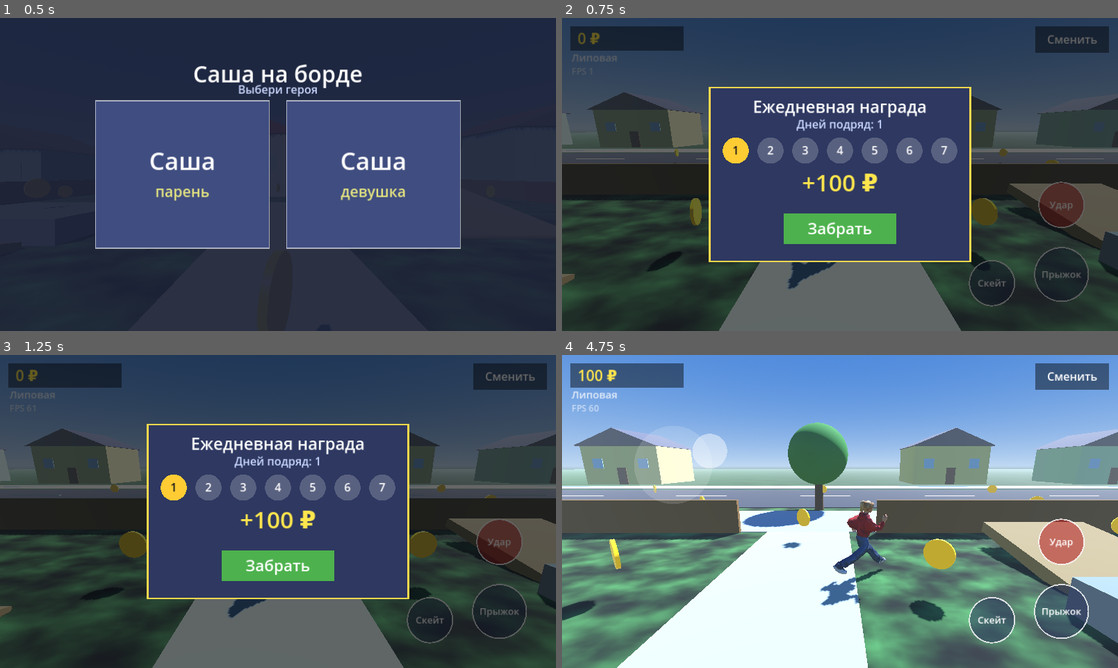
Above: before the commit, frames 1-4 (two rows, left to right).
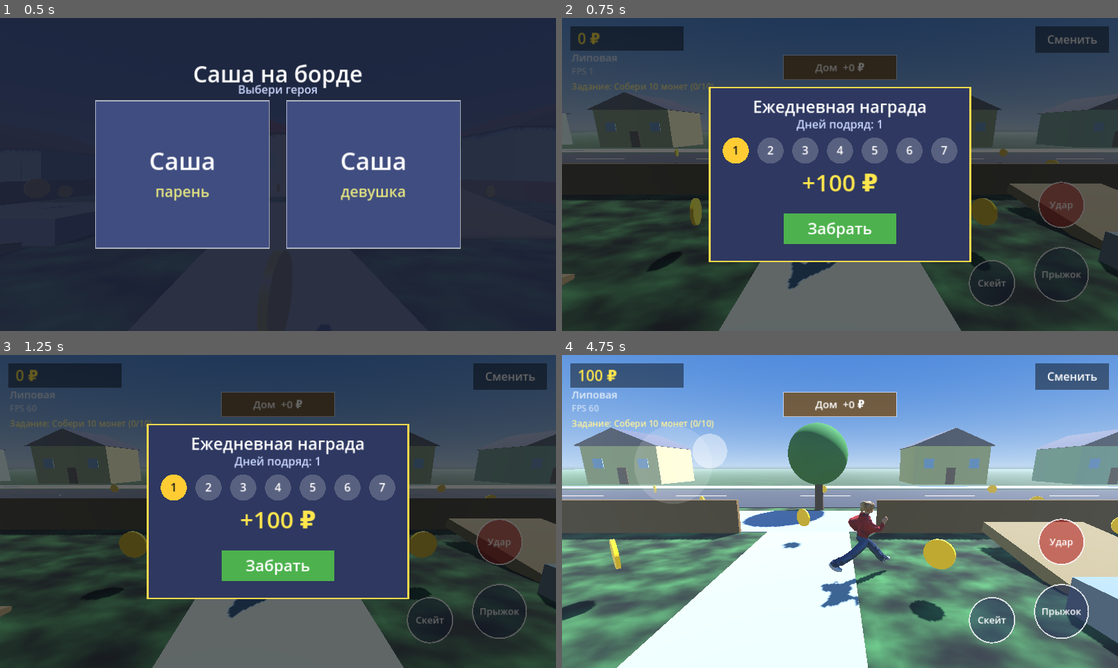
Above: after the commit, the same moments.

Repository: anon-anonymnyy/My-Games-
Game: Godot game, scene res://main.tscn
The game is run twice, just before and just after one commit, with the same random seed, the same clock (stepped at 60 frames per second) and the same inputs.
Inputs (mouse positions are in pixels of both pictures, inside the frame that each line leads up to):
- Up to frame 1 (0.5 s): no input
- Up to frame 2 (0.75 s): move the mouse to (962, 158) at 0.52 s; click (962, 158) at 0.67 s
- Up to frame 3 (1.25 s): no input
- Up to frame 4 (4.75 s): drag from (728, 527) to (812, 574) at 1.27 s; move the mouse to (895, 442) at 2.02 s; click (895, 442) at 2.17 s; drag from (812, 574) to (673, 464) at 2.77 s; move the mouse to (1006, 558) at 3.52 s; click (1006, 558) at 3.67 s; drag from (673, 464) to (756, 433) at 4.27 s

Frame 1 is identical in both runs. In frame 2, 1.8% of the frame differs, in the area x 1-61%, y 11-24%; in frame 3, 1.8%; in frame 4, 2.6%, in the area x 1-61%, y 11-81%.

Commit message:
Add files via upload

Diff:
--- a/main.gd
+++ b/main.gd
@@ -11,6 +11,26 @@
 const SKATE_LIFT := 0.14
 const LOOPING := ["idle", "walk", "run", "fall", "skate_ride", "skate_push"]
 const SAVE_PATH := "user://save.json"
+const TRICKS := [
+	{"id": "kickflip", "name": "Кикфлип", "pts": 300},
+	{"id": "shuvit", "name": "Шув-ит", "pts": 250},
+	{"id": "heelflip", "name": "Хилфлип", "pts": 400},
+	{"id": "flip360", "name": "360 флип", "pts": 700}]
+const QUESTS := [
+	{"t": "Собери 10 монет", "k": "coins_got", "n": 10, "r": 100, "u": ""},
+	{"t": "Проедь 300 м на скейте", "k": "dist", "n": 300, "r": 150, "u": "shuvit"},
+	{"t": "Сделай 5 трюков", "k": "tricks", "n": 5, "r": 200, "u": ""},
+	{"t": "Собери 40 монет", "k": "coins_got", "n": 40, "r": 300, "u": ""},
+	{"t": "Сделай 15 трюков", "k": "tricks", "n": 15, "r": 400, "u": "heelflip"},
+	{"t": "Набери 3000 очков за трюки", "k": "score", "n": 3000, "r": 600, "u": "flip360"},
+	{"t": "Проедь 2000 м на скейте", "k": "dist", "n": 2000, "r": 800, "u": ""}]
+const UPGRADES := [
+	{"name": "Покрасить забор", "cost": 300, "inc": 30},
+	{"name": "Новая крыша", "cost": 600, "inc": 60},
+	{"name": "Крыльцо и веранда", "cost": 1200, "inc": 120},
+	{"name": "Мастерская во дворе", "cost": 2500, "inc": 250},
+	{"name": "Своя лавка", "cost": 5000, "inc": 500}]
+const MAX_OFFLINE_H := 8.0
 
 var player: CharacterBody3D
 var visual: Node3D
@@ -50,15 +70,37 @@
 var stick_vec := Vector2.ZERO
 var look_id := -1
 var coin_nodes: Array = []
+var coin_respawn: Array = []
+var brake_id := -1
+var tricks_open: Array = ["kickflip"]
+var trick_sel := 0
+var trick_active := false
+var trick_dur := 0.6
+var trick_def: Dictionary = {}
+var stats: Dictionary = {"coins_got": 0, "dist": 0.0, "tricks": 0, "score": 0}
+var quest_i := 0
+var owned: Array = []
+var last_collect := 0
+var panel := ""
+var toast := ""
+var toast_t := 0.0
+var quest_timer := 0.0
+var fence_mats: Array = []
+var roof_mat: StandardMaterial3D
+var upgrade_nodes: Dictionary = {}
+var trick_pending := 0
 var font: Font
 
 func _ready() -> void:
 	font = ThemeDB.fallback_font
 	_load_save()
+	if last_collect == 0:
+		last_collect = int(Time.get_unix_time_from_system())
 	_build_env()
 	_build_world()
 	_build_player()
 	_build_hud()
+	_apply_upgrades()
 	_check_daily()
 	if char_id != "":
 		_spawn_model(char_id)
@@ -77,12 +119,20 @@
 		streak = int(data.get("streak", 0))
 		last_day = int(data.get("last_day", 0))
 		char_id = str(data.get("char", ""))
+		tricks_open = data.get("tricks_open", ["kickflip"])
+		quest_i = int(data.get("quest_i", 0))
+		owned = data.get("owned", [])
+		last_collect = int(data.get("last_collect", 0))
+		var st = data.get("stats", {})
+		if typeof(st) == TYPE_DICTIONARY:
+			for k in stats.keys():
+				stats[k] = st.get(k, stats[k])
 
 func _save() -> void:
 	var f := FileAccess.open(SAVE_PATH, FileAccess.WRITE)
 	if f == null:
 		return
-	f.store_string(JSON.stringify({"coins": coins, "streak": streak, "last_day": last_day, "char": char_id}))
+	f.store_string(JSON.stringify({"coins": coins, "streak": streak, "last_day": last_day, "char": char_id, "tricks_open": tricks_open, "quest_i": quest_i, "owned": owned, "last_collect": last_collect, "stats": stats}))
 
 func _check_daily() -> void:
 	var today := int(Time.get_unix_time_from_system() / 86400.0)
@@ -179,7 +229,7 @@
 	col.add_child(cs)
 	add_child(col)
 
-func _house(x: float, z: float, w: float, d: float, h: float, wall: Color, roof: Color, face_z: float) -> void:
+func _house(x: float, z: float, w: float, d: float, h: float, wall: Color, roof: Color, face_z: float) -> MeshInstance3D:
 	_box(Vector3(x, h * 0.5, z), Vector3(w, h, d), wall)
 	var rm := MeshInstance3D.new()
 	var pm := PrismMesh.new()
@@ -193,6 +243,7 @@
 	_box(Vector3(x, 1.1, fz), Vector3(1.2, 2.2, 0.08), Color(0.45, 0.28, 0.15), false)
 	_box(Vector3(x - w * 0.3, h * 0.55, fz), Vector3(1.3, 1.2, 0.08), Color(0.6, 0.8, 0.95), false)
 	_box(Vector3(x + w * 0.3, h * 0.55, fz), Vector3(1.3, 1.2, 0.08), Color(0.6, 0.8, 0.95), false)
+	return rm
 
 func _build_world() -> void:
 	# земля
@@ -213,14 +264,15 @@
 		_box(Vector3(i * 10.0, 0.05, 20), Vector3(4, 0.02, 0.25), Color(0.95, 0.95, 0.9), false)
 	_box(Vector3(0, 0.02, 28), Vector3(200, 0.04, 4), Color(0.72, 0.72, 0.74))
 	# дом бабушки и двор
-	_house(-4, -9, 11, 7, 4.5, Color(0.93, 0.85, 0.65), Color(0.6, 0.2, 0.15), 1.0)
+	var grandma_roof := _house(-4, -9, 11, 7, 4.5, Color(0.93, 0.85, 0.65), Color(0.6, 0.2, 0.15), 1.0)
+	roof_mat = grandma_roof.material_override as StandardMaterial3D
 	# забор
 	var fc := Color(0.55, 0.38, 0.2)
-	_box(Vector3(0, 0.6, -13), Vector3(30, 1.2, 0.15), fc)
-	_box(Vector3(-15, 0.6, -1.5), Vector3(0.15, 1.2, 23), fc)
-	_box(Vector3(15, 0.6, -1.5), Vector3(0.15, 1.2, 23), fc)
-	_box(Vector3(-8.75, 0.6, 10), Vector3(12.5, 1.2, 0.15), fc)
-	_box(Vector3(8.75, 0.6, 10), Vector3(12.5, 1.2, 0.15), fc)
+	fence_mats.append((_box(Vector3(0, 0.6, -13), Vector3(30, 1.2, 0.15), fc)).get_child(0).material_override)
+	fence_mats.append((_box(Vector3(-15, 0.6, -1.5), Vector3(0.15, 1.2, 23), fc)).get_child(0).material_override)
+	fence_mats.append((_box(Vector3(15, 0.6, -1.5), Vector3(0.15, 1.2, 23), fc)).get_child(0).material_override)
+	fence_mats.append((_box(Vector3(-8.75, 0.6, 10), Vector3(12.5, 1.2, 0.15), fc)).get_child(0).material_override)
+	fence_mats.append((_box(Vector3(8.75, 0.6, 10), Vector3(12.5, 1.2, 0.15), fc)).get_child(0).material_override)
 	# деревья
 	_tree(-12, 4, 4.5)
 	_tree(11, -6, 5.0)
@@ -251,6 +303,7 @@
 		Vector3(5, 0.8, 12), Vector3(15, 0.8, 12), Vector3(25, 0.8, 12), Vector3(-10, 0.8, 12), Vector3(-20, 0.8, 12),
 		Vector3(30, 1.5, 12), Vector3(0, 0.8, 18), Vector3(12, 0.8, 18), Vector3(-12, 0.8, 18), Vector3(24, 0.8, 18)]
 	for s in spots:
+		coin_respawn.append(0.0)
 		var pivot := Node3D.new()
 		pivot.position = s
 		var mi := MeshInstance3D.new()
@@ -350,6 +403,25 @@
 	return _vs() - Vector2(290, 110)
 func _btn_hit() -> Vector2:
 	return _vs() - Vector2(130, 290)
+func _btn_brake() -> Vector2:
+	return _vs() - Vector2(460, 110)
+func _btn_trick() -> Vector2:
+	return _vs() - Vector2(300, 270)
+func _btn_cycle() -> Vector2:
+	return _vs() - Vector2(300, 375)
+func _btn_house() -> Rect2:
+	return Rect2(_vs().x * 0.5 - 130, 86, 260, 56)
+func _pr() -> Rect2:
+	var s := _vs()
+	return Rect2(s.x * 0.5 - 400, s.y * 0.5 - 250, 800, 500)
+func _pr_close() -> Rect2:
+	return Rect2(_pr().end.x - 110, _pr().position.y + 12, 98, 50)
+func _pr_collect() -> Rect2:
+	return Rect2(_pr().end.x - 270, _pr().position.y + 80, 250, 56)
+func _pr_row(i: int) -> Rect2:
+	return Rect2(_pr().position.x + 20, _pr().position.y + 150 + i * 66, 760, 58)
+func _pr_buy(i: int) -> Rect2:
+	return Rect2(_pr_row(i).end.x - 170, _pr_row(i).position.y + 6, 160, 46)
 func _btn_swap() -> Rect2:
 	return Rect2(_vs().x - 190, 20, 170, 60)
 func _btn_claim() -> Rect2:
@@ -390,6 +462,14 @@
 	_text("FPS %d" % Engine.get_frames_per_second(), Vector2(22, 130), 20, Color(1, 1, 1, 0.6))
 	hud.draw_rect(_btn_swap(), Color(0, 0, 0, 0.45), true)
 	_text_c("Сменить", _btn_swap().get_center(), 26)
+	hud.draw_rect(_btn_house(), Color(0.45, 0.3, 0.1, 0.8), true)
+	hud.draw_rect(_btn_house(), Color(1, 1, 1, 0.6), false, 2.0)
+	_text_c("Дом  +%d ₽" % _pending_income(), _btn_house().get_center(), 24)
+	_text(_quest_text(), Vector2(22, 165), 20, Color(1, 0.95, 0.6))
+	if toast_t > 0.0:
+		var tr := Rect2(s.x * 0.5 - 340, 160, 680, 64)
+		hud.draw_rect(tr, Color(0.1, 0.4, 0.15, 0.88), true)
+		_text_c(toast, tr.get_center(), 26)
 	# джойстик
 	if stick_id != -1:
 		hud.draw_circle(stick_origin, STICK_R, Color(1, 1, 1, 0.15))
@@ -401,6 +481,15 @@
 	_text_c("Скейт", _btn_board(), 22)
 	_btn_draw(_btn_hit(), 52, Color(0.7, 0.15, 0.15, 0.6))
 	_text_c("Удар", _btn_hit(), 22)
+	if skating:
+		_btn_draw(_btn_brake(), 52, Color(0.8, 0.15, 0.15, 0.75) if brake_id != -1 else Color(0.15, 0.2, 0.35, 0.55))
+		_text_c("Тормоз", _btn_brake(), 22)
+		_btn_draw(_btn_trick(), 52, Color(0.35, 0.2, 0.55, 0.7))
+		_text_c("Трюк", _btn_trick(), 24)
+		_btn_draw(_btn_cycle(), 46, Color(0.15, 0.2, 0.35, 0.55))
+		_text_c(_trick_name(), _btn_cycle(), 16)
+	if panel == "house":
+		_draw_house_panel(s)
 	# ежедневная награда
 	if popup:
 		hud.draw_rect(Rect2(Vector2.ZERO, s), Color(0, 0, 0, 0.6))
@@ -419,6 +508,167 @@
 		hud.draw_rect(br, Color(0.3, 0.7, 0.3), true)
 		_text_c("Забрать", br.get_center(), 36)
 
+func _draw_house_panel(s: Vector2) -> void:
+	hud.draw_rect(Rect2(Vector2.ZERO, s), Color(0, 0, 0, 0.6))
+	var pr := _pr()
+	hud.draw_rect(pr, Color(0.2, 0.22, 0.32), true)
+	hud.draw_rect(pr, Color(1, 0.85, 0.3), false, 4.0)
+	_text_c("Дом бабушки", Vector2(pr.get_center().x, pr.position.y + 40), 38)
+	hud.draw_rect(_pr_close(), Color(0.7, 0.2, 0.2), true)
+	_text_c("Закрыть", _pr_close().get_center(), 20)
+	_text("Доход: %d ₽/час (копится до %d ч)" % [_income_h(), int(MAX_OFFLINE_H)], Vector2(pr.position.x + 24, pr.position.y + 100), 24, Color(0.85, 0.9, 1))
+	_text("Накоплено: %d ₽" % _pending_income(), Vector2(pr.position.x + 24, pr.position.y + 130), 24, Color(1, 0.9, 0.3))
+	hud.draw_rect(_pr_collect(), Color(0.3, 0.7, 0.3), true)
+	_text_c("Забрать", _pr_collect().get_center(), 26)
+	for i in range(UPGRADES.size()):
+		var r := _pr_row(i)
+		hud.draw_rect(r, Color(0.28, 0.3, 0.45), true)
+		var u: Dictionary = UPGRADES[i]
+		_text("%s  (+%d ₽/час)" % [u["name"], int(u["inc"])], Vector2(r.position.x + 14, r.position.y + 38), 24)
+		var b := _pr_buy(i)
+		if _has(i):
+			hud.draw_rect(b, Color(0.25, 0.25, 0.3), true)
+			_text_c("Есть", b.get_center(), 22)
+		else:
+			var can := coins >= int(u["cost"]) and (i == 0 or _has(i - 1))
+			hud.draw_rect(b, Color(0.8, 0.6, 0.1) if can else Color(0.4, 0.35, 0.3), true)
+			_text_c("%d ₽" % int(u["cost"]), b.get_center(), 24)
+
+# ---------------- дом, доход, улучшения ----------------
+func _has(i: int) -> bool:
+	for o in owned:
+		if int(o) == i:
+			return true
+	return false
+
+func _income_h() -> int:
+	var t := 0
+	for i in range(UPGRADES.size()):
+		if _has(i):
+			t += int(UPGRADES[i]["inc"])
+	return t
+
+func _pending_income() -> int:
+	var hrs := minf((Time.get_unix_time_from_system() - float(last_collect)) / 3600.0, MAX_OFFLINE_H)
+	return int(maxf(hrs, 0.0) * float(_income_h()))
+
+func _collect_income() -> void:
+	var a := _pending_income()
+	last_collect = int(Time.get_unix_time_from_system())
+	if a > 0:
+		coins += a
+		_toast("Доход с дома: +%d ₽" % a)
+	_save()
+
+func _panel_press(p: Vector2) -> void:
+	if _pr_close().has_point(p) or not _pr().has_point(p):
+		panel = ""
+		return
+	if _pr_collect().has_point(p):
+		_collect_income()
+		return
+	for i in range(UPGRADES.size()):
+		if _pr_buy(i).has_point(p) and not _has(i):
+			var cost := int(UPGRADES[i]["cost"])
+			if coins >= cost and (i == 0 or _has(i - 1)):
+				_collect_income()
+				coins -= cost
+				owned.append(i)
+				_apply_upgrades()
+				_toast("Куплено: %s" % UPGRADES[i]["name"])
+				_save()
+			else:
+				_toast("Не хватает ₽ или нужно предыдущее улучшение")
+
+func _apply_upgrades() -> void:
+	if _has(0):
+		for m in fence_mats:
+			var sm := m as StandardMaterial3D
+			if sm != null:
+				sm.albedo_color = Color(0.25, 0.5, 0.85)
+	if _has(1) and roof_mat != null:
+		roof_mat.albedo_color = Color(0.2, 0.45, 0.55)
+	if _has(2) and not upgrade_nodes.has(2):
+		upgrade_nodes[2] = _box(Vector3(-4, 0.15, -5.0), Vector3(6, 0.3, 2.4), Color(0.62, 0.42, 0.25))
+		_box(Vector3(-6.6, 1.2, -4.0), Vector3(0.2, 2.4, 0.2), Color(0.95, 0.95, 0.9), false)
+		_box(Vector3(-1.4, 1.2, -4.0), Vector3(0.2, 2.4, 0.2), Color(0.95, 0.95, 0.9), false)
+		_box(Vector3(-4, 2.5, -4.6), Vector3(6.4, 0.15, 3.0), Color(0.55, 0.2, 0.15), false)
+	if _has(3) and not upgrade_nodes.has(3):
+		upgrade_nodes[3] = _box(Vector3(10, 1.2, -9), Vector3(4, 2.4, 3), Color(0.55, 0.58, 0.62))
+		_box(Vector3(10, 2.5, -9), Vector3(4.6, 0.2, 3.6), Color(0.3, 0.3, 0.35), false)
+		_box(Vector3(10, 1.0, -7.45), Vector3(1.4, 2.0, 0.1), Color(0.35, 0.22, 0.12), false)
+	if _has(4) and not upgrade_nodes.has(4):
+		upgrade_nodes[4] = _box(Vector3(-10, 1.2, 8.0), Vector3(3.2, 2.4, 2.4), Color(0.95, 0.6, 0.2))
+		_box(Vector3(-10, 2.3, 9.4), Vector3(3.6, 0.15, 1.0), Color(0.85, 0.15, 0.15), false)
+		_box(Vector3(-10, 1.3, 9.25), Vector3(2.2, 0.9, 0.1), Color(0.95, 0.95, 0.7), false)
+
+# ---------------- задания и трюки ----------------
+func _toast(t: String) -> void:
+	toast = t
+	toast_t = 3.0
+
+func _quest_text() -> String:
+	if quest_i >= QUESTS.size():
+		return "Все задания выполнены!"
+	var q: Dictionary = QUESTS[quest_i]
+	return "Задание: %s (%d/%d)" % [q["t"], mini(int(float(stats[q["k"]])), int(q["n"])), int(q["n"])]
+
+func _check_quest() -> void:
+	if quest_i >= QUESTS.size():
+		return
+	var q: Dictionary = QUESTS[quest_i]
+	if float(stats[q["k"]]) >= float(q["n"]):
+		coins += int(q["r"])
+		var msg := "Задание выполнено! +%d ₽" % int(q["r"])
+		var u: String = q["u"]
+		if u != "" and not (u in tricks_open):
+			tricks_open.append(u)
+			msg += "  Новый трюк: %s" % _trick_of(u)["name"]
+		quest_i += 1
+		_toast(msg)
+		_save()
+
+func _trick_of(id: String) -> Dictionary:
+	for t in TRICKS:
+		if t["id"] == id:
+			return t
+	return TRICKS[0]
+
+func _trick_name() -> String:
+	if trick_sel >= tricks_open.size():
+		trick_sel = 0
+	return str(_trick_of(str(tricks_open[trick_sel]))["name"])
+
+func _do_trick() -> void:
+	if not skating or player.is_on_floor() or trick_active or trick_pending > 0:
+		return
+	if trick_sel >= tricks_open.size():
+		trick_sel = 0
+	trick_def = _trick_of(str(tricks_open[trick_sel]))
+	trick_active = true
+	trick_dur = 0.5
+	trick_t = trick_dur
+
+func _reset_trick() -> void:
+	trick_active = false
+	trick_pending = 0
+	if board != null:
+		board.rotation = Vector3.ZERO
+
+func _on_land() -> void:
+	if trick_active and trick_t < 0.25:
+		trick_pending = int(trick_def["pts"])
+	if trick_pending > 0:
+		stats["tricks"] = int(stats["tricks"]) + 1
+		stats["score"] = int(stats["score"]) + trick_pending
+		var bonus := maxi(trick_pending / 50, 1)
+		coins += bonus
+		_toast("%s! +%d очков, +%d ₽" % [trick_def["name"], trick_pending, bonus])
+		_save()
+	elif trick_active:
+		_toast("Не докрутил трюк")
+	_reset_trick()
+
 # ---------------- ввод ----------------
 func _input(event: InputEvent) -> void:
 	if event is InputEventScreenTouch:
@@ -426,6 +676,8 @@
 		if e.pressed:
 			_on_press(e.index, e.position)
 		else:
+			if e.index == brake_id:
+				brake_id = -1
 			if e.index == stick_id:
 				stick_id = -1
 				stick_vec = Vector2.ZERO
@@ -454,8 +706,23 @@
 			popup = false
 			_save()
 		return
+	if panel == "house":
+		_panel_press(p)
+		return
+	if _btn_house().has_point(p):
+		panel = "house"
+		return
 	if _btn_swap().has_point(p):
 		state = "select"
+		return
+	if skating and p.distance_to(_btn_brake()) < 75:
+		brake_id = idx
+		return
+	if skating and p.distance_to(_btn_trick()) < 75:
+		_do_trick()
+		return
+	if skating and p.distance_to(_btn_cycle()) < 65:
+		trick_sel = (trick_sel + 1) % maxi(tricks_open.size(), 1)
 		return
 	if p.distance_to(_btn_jump()) < 85:
 		_do_jump()
@@ -477,6 +744,8 @@
 func _toggle_skate() -> void:
 	skating = not skating
 	skate_speed = 0.0
+	brake_id = -1
+	_reset_trick()
 	if board != null:
 		board.visible = skating
 	cam.position.z = 5.5 if skating else 4.5
@@ -484,10 +753,8 @@
 
 func _do_jump() -> void:
 	if player.is_on_floor():
-		vel.y = JUMP_V
+		vel.y = JUMP_V * (1.15 if skating else 1.0)
 		_play("jump_start")
-	elif skating and trick_t <= 0.0:
-		trick_t = 0.55
 
 func _do_hit() -> void:
 	if skating or punch_t > 0.0:
@@ -523,6 +790,8 @@
 			skate_speed = move_toward(skate_speed, SKATE_MAX * mag, 6.0 * d)
 		else:
 			skate_speed = move_toward(skate_speed, 0.0, 3.0 * d)
+		if brake_id != -1:
+			skate_speed = move_toward(skate_speed, 0.0, 18.0 * d)
 		vel.x = sin(heading) * skate_speed
 		vel.z = cos(heading) * skate_speed
 	if not on_floor:
@@ -536,8 +805,11 @@
 	cur_pos = player.global_position
 	if skating:
 		skate_speed = Vector2(vel.x, vel.z).length() if skate_speed > 0.0 else 0.0
+	if skating and player.is_on_floor():
+		stats["dist"] = float(stats["dist"]) + Vector2(vel.x, vel.z).length() * d
 	if player.is_on_floor() and not was_on_floor:
 		land_t = 0.25
+		_on_land()
 	was_on_floor = player.is_on_floor()
 	if player.position.y < -20.0:
 		player.position = Vector3(0, 0.5, 6)
@@ -570,24 +842,49 @@
 		_play("idle")
 
 func _process(d: float) -> void:
-	for c in coin_nodes:
-		if c != null and c.visible:
+	toast_t = maxf(0.0, toast_t - d)
+	for i in range(coin_nodes.size()):
+		var c: Node3D = coin_nodes[i]
+		if c.visible:
 			c.rotation.y += 2.5 * d
 			if state == "play" and player != null and c.global_position.distance_to(player.global_position + Vector3(0, 0.9, 0)) < 1.1:
 				c.visible = false
+				coin_respawn[i] = 45.0
 				coins += 10
+				stats["coins_got"] = int(stats["coins_got"]) + 1
 				_save()
+		else:
+			coin_respawn[i] = float(coin_respawn[i]) - d
+			if float(coin_respawn[i]) <= 0.0:
+				c.visible = true
+	if state == "play":
+		_check_quest()
 	if player == null or model == null:
 		return
 	visual.rotation.y = lerp_angle(visual.rotation.y, heading, minf(1.0, 18.0 * d))
 	var lift := SKATE_LIFT if skating else 0.0
 	model.position.y = lerpf(model.position.y, MODEL_SCALE + lift, minf(1.0, 15.0 * d))
 	if board != null and skating:
-		if trick_t > 0.0:
+		if trick_active:
 			trick_t = maxf(0.0, trick_t - d)
-			board.rotation.z = (1.0 - trick_t / 0.55) * TAU
+			var pr := (1.0 - trick_t / trick_dur) * TAU
+			board.rotation = Vector3.ZERO
+			match str(trick_def["id"]):
+				"kickflip":
+					board.rotation.z = pr
+				"heelflip":
+					board.rotation.z = -pr
+				"shuvit":
+					board.rotation.y = pr
+				"flip360":
+					board.rotation.z = pr
+					board.rotation.y = pr
+			if trick_t <= 0.0:
+				trick_active = false
+				trick_pending = int(trick_def["pts"])
+				board.rotation = Vector3.ZERO
 		else:
-			board.rotation.z = 0.0
+			board.rotation = Vector3.ZERO
 	cam_pivot.rotation = Vector3(pitch, yaw, 0)
 	var ip: Vector3 = prev_pos.lerp(cur_pos, Engine.get_physics_interpolation_fraction())
 	visual.global_position = ip
Binary file changed: sasha_boy_rigged.glb
Binary file changed: sasha_girl_rigged.glb
